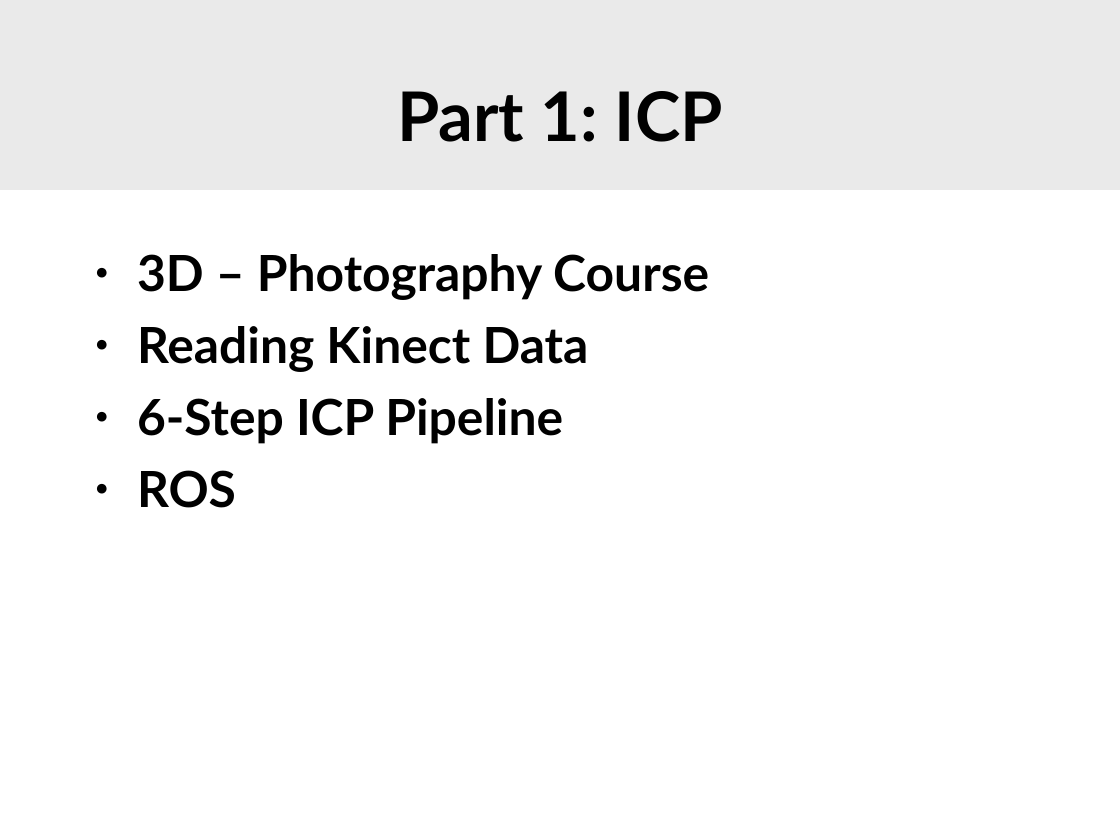
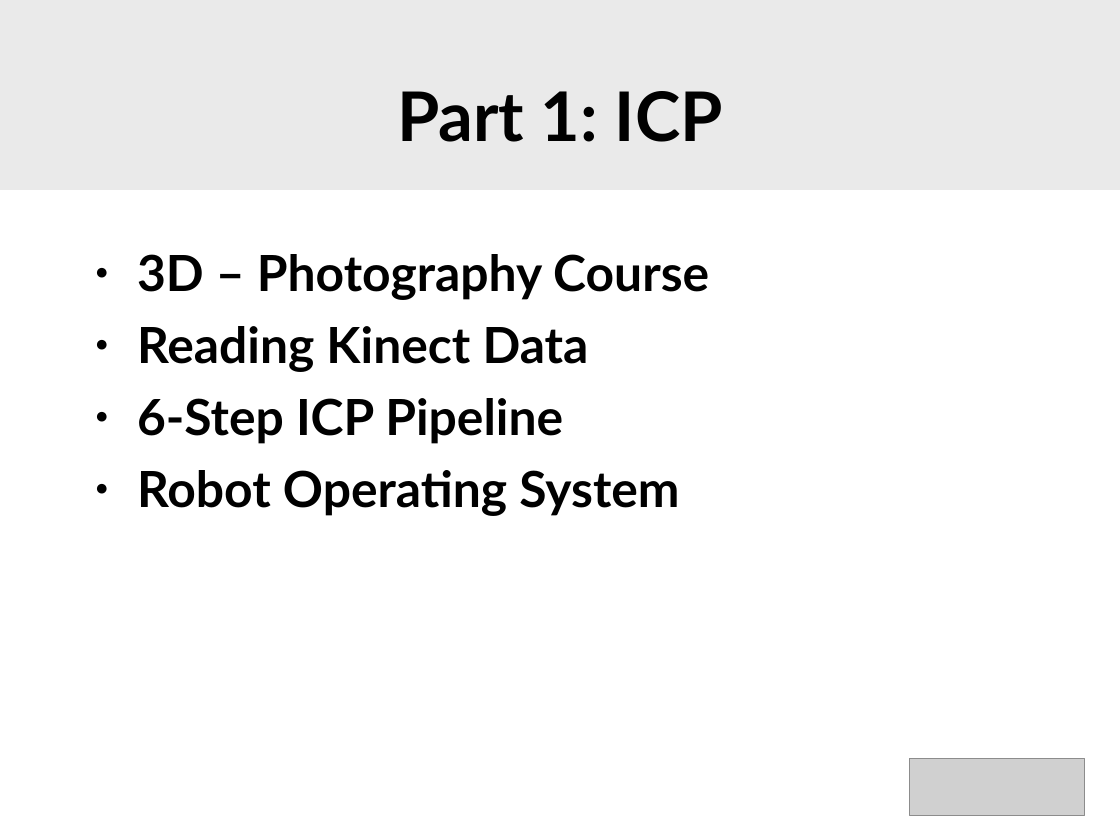
Before and after one commit to SgtPepper123/ICP_3dPhoto, a slide deck: slide 8 of GPGPU presentation/Presentation.odp. Drawn at 1120x840 pixels with LibreOffice and Linux fonts; fonts in the diff are those of the drawing; grey boxes stand for pictures; background and template pictures are left out. Boxes give left, top, right and bottom in pixels: in the first picture for what was removed or moved away, otherwise in the second. Text is boxed around its words. In the diff, an @@ line names an element or a change of style, - is before the commit and + after.

```diff
--- a/GPGPU presentation/Presentation.odp
+++ b/GPGPU presentation/Presentation.odp
@@ text at (137, 470, 679, 516): text changed @@
-● ROS
+● Robot Operating System
@@ picture added at (909, 758, 1084, 815) @@
```
Also in this commit, not shown: 11 other slides changed, 1 slide added, 4 other files.
